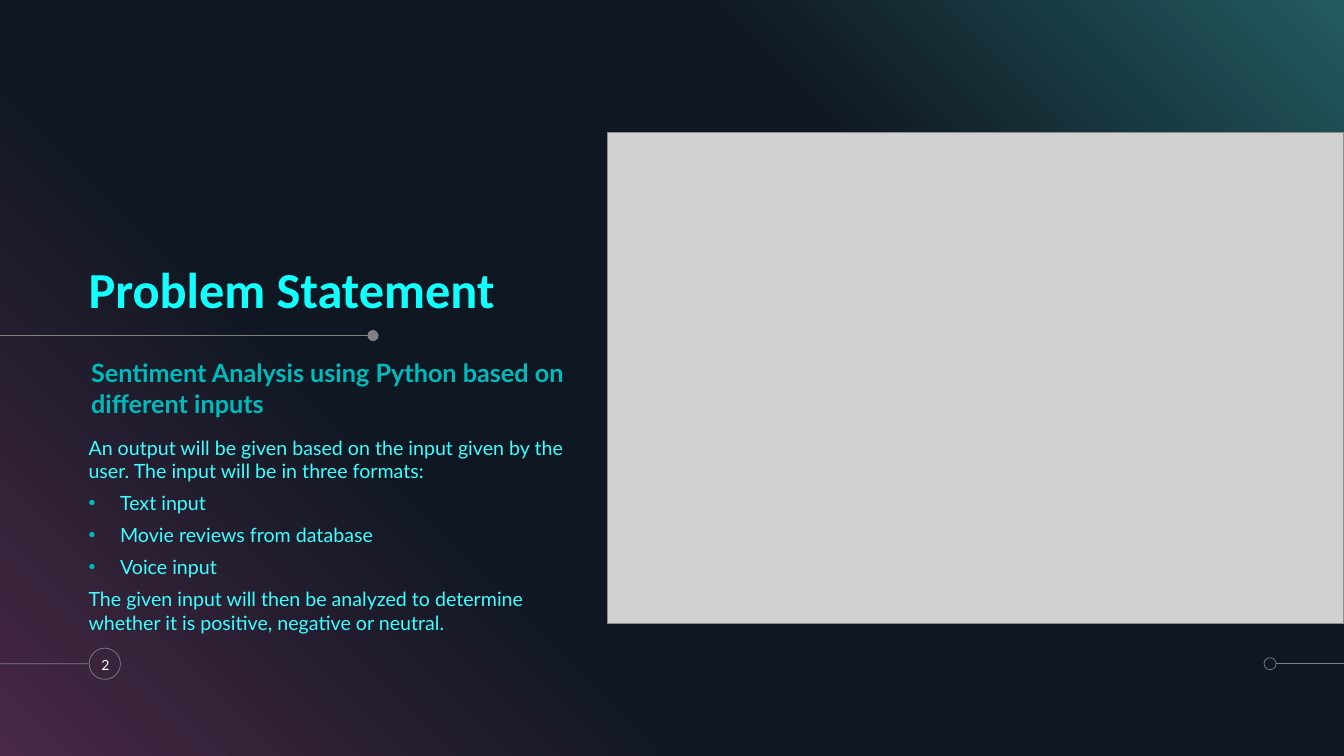
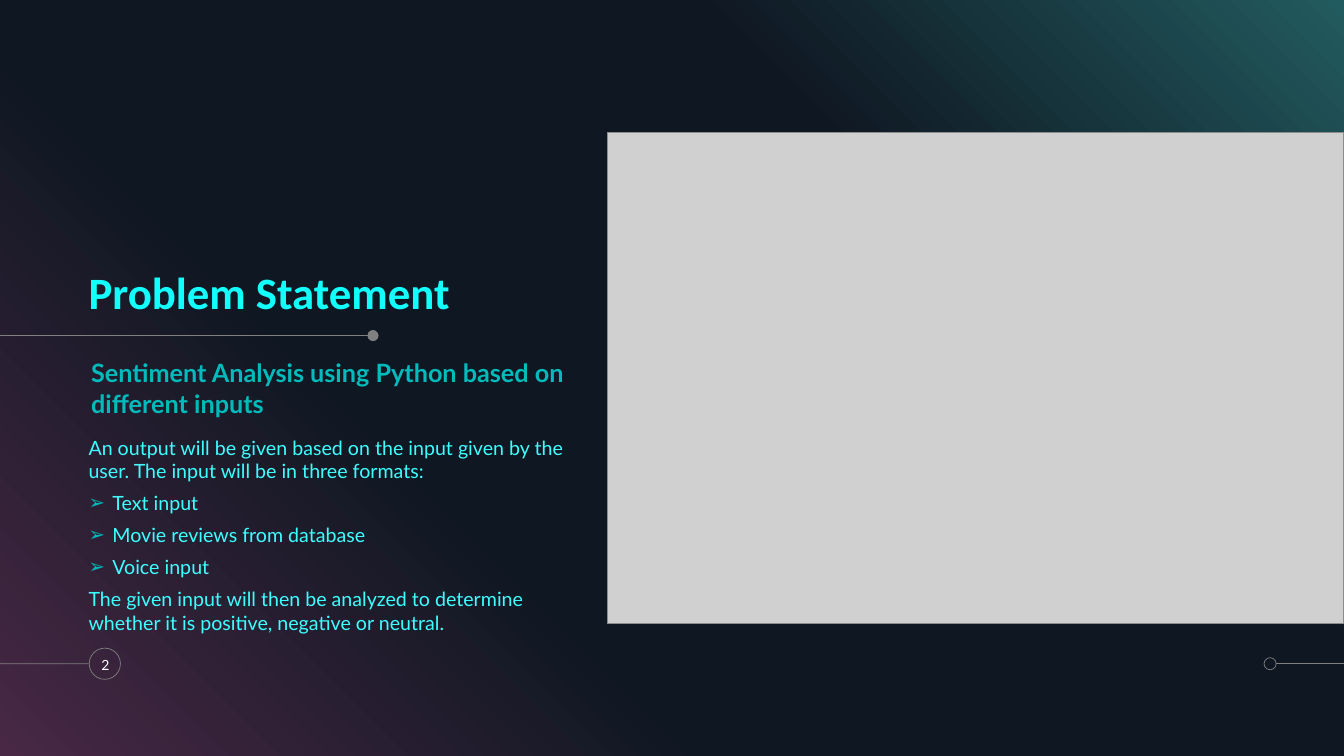
Before and after one commit to krshnknsr21/Sentiment-Analysis, a slide deck: slide 2 of Overview.pptx. Drawn at 1344x756 pixels with LibreOffice and Linux fonts; fonts in the diff are those of the drawing; grey boxes stand for pictures; background and template pictures are left out. Boxes give left, top, right and bottom in pixels: in the first picture for what was removed or moved away, otherwise in the second. Text is boxed around its words. In the diff, an @@ line names an element or a change of style, - is before the commit and + after.

```diff
--- a/Overview.pptx
+++ b/Overview.pptx
@@ title "Problem Statement" at (89, 277, 450, 310): size 36 to 32 pt @@
@@ text at (112, 495, 365, 578): bullet • to ➢ @@
```
Also in this commit, not shown: 3 other slides changed, 1 slide added.
